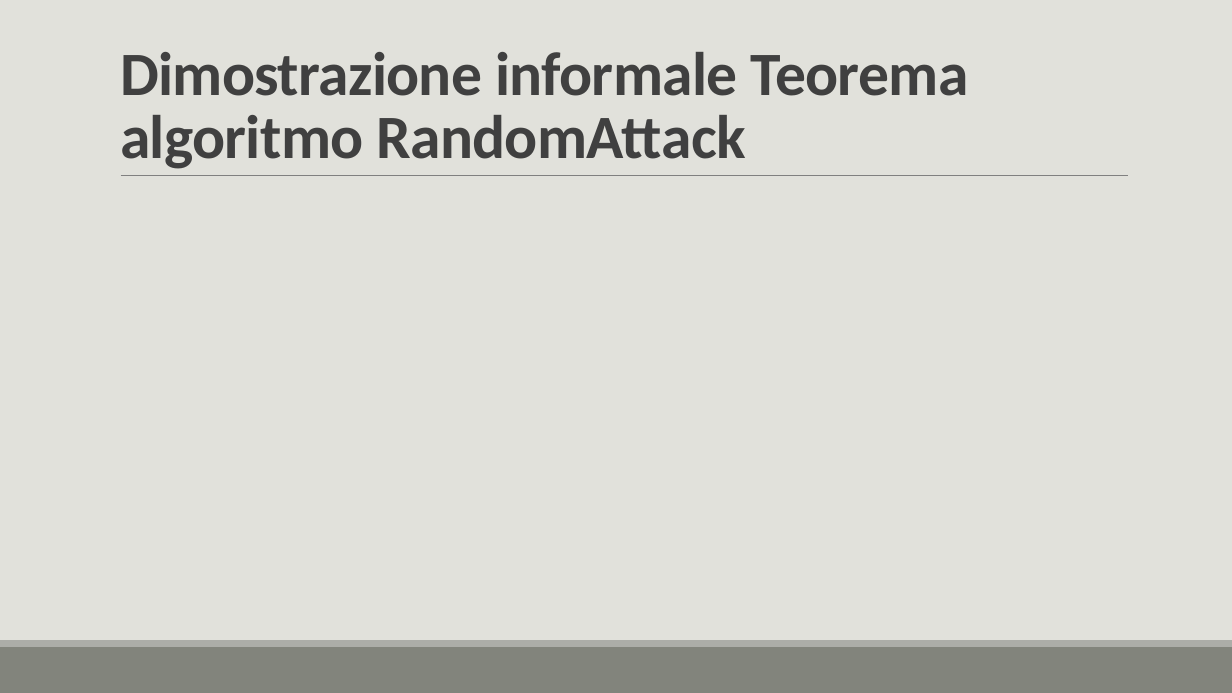
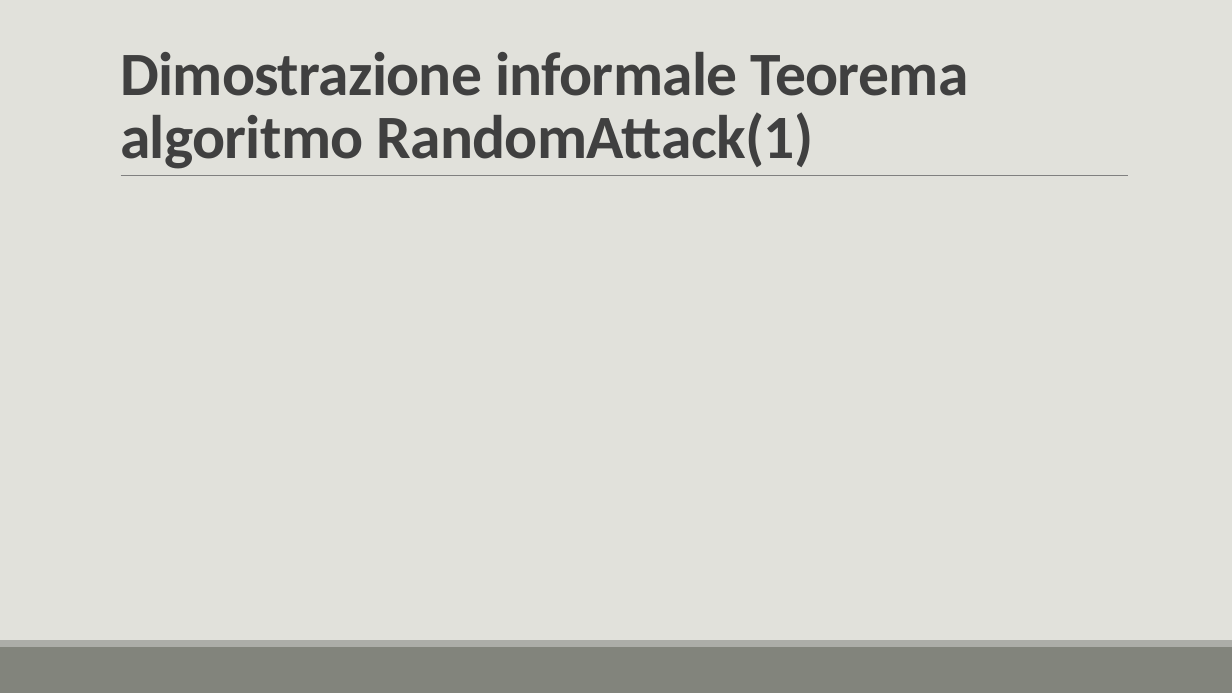
Before and after one commit to lory9894University/mcad, a slide deck: slide 32 of Prensentazione_V2.pptx. Drawn at 1232x693 pixels with LibreOffice and Linux fonts; fonts in the diff are those of the drawing; grey boxes stand for pictures. Boxes give left, top, right and bottom in pixels: in the first picture for what was removed or moved away, otherwise in the second. Text is boxed around its words. In the diff, an @@ line names an element or a change of style, - is before the commit and + after.

```diff
--- a/Prensentazione_V2.pptx
+++ b/Prensentazione_V2.pptx
@@ title at (120, 52, 968, 169): text changed @@
-Dimostrazione informale Teorema algoritmo RandomAttack
+Dimostrazione informale Teorema algoritmo RandomAttack(1)
```
Also in this commit, not shown: 4 other slides changed, 2 slides added, 1 slide removed.
